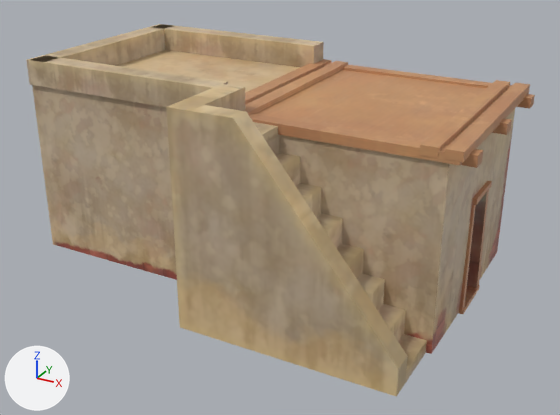
Before and after pictures for a commit that changed the FBX model Assets/Arts/Mathilde TEST/Test_Buildings/SM_house_2.fbx.
Rendered twice from a 50 mm camera at (3.11, -15.34, 7.6) aimed at (-3.65, -3.06, 1.45). Lighting does not change. The marker at lower left points along +X, +Y and +Z. Where no turn or scale is listed for an object, it has been applied to the vertices. Vertices at the same position are counted once.

Script lines for the objects in view, before the commit:
```python
me_mesh = bpy.data.meshes.new('Mesh')
me_mesh.from_pydata(...)  # 393 vertices, 247 faces; spans x -8.74..0.36, y -5.74..0.09, z -0.06..4.1
me_mesh.materials.append(mat_lambert32)  # picture img_lambert1_base_color_png
# before: 10 (-8.64, -4.32, 3.6), 52 (-8.64, -4.32, 0.0) at pixel (53, 244), 53 (-4.29, -4.32, 3.6), 54 (-4.29, -4.32, 0.0), 389 (-4.35, -4.35, 3.6)
# before: 390 (-4.35, -4.35, 0.0), 391 (0.0, -4.35, 3.6), 392 (0.0, -4.35, 0.0) at pixel (431, 353)
ob_kit1_window_wall18 = bpy.data.objects.new('kit1_window_wall18', me_mesh)
ob_kit1_window_wall18.location = (0.0, 0.0, 0.0)
```
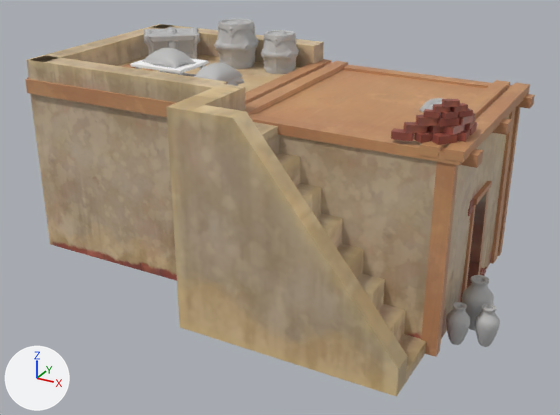
The newer file is also turned or shifted as a whole; pictures and numbers use the older file's frame.

Boxes [x1, y1, x2, y2] around the edits, measured in the pictures (560 x 415 px; the box of a moved part takes in the faces that stretch with it):
'polySurface1022', added (brown)
    after: [421, 162, 458, 357]
'polySurface1028', added (brown)
    after: [25, 78, 175, 117]
'SM_BigBarrel2', added
    after: [214, 18, 259, 69]
'SM_BigBarrel1', added
    after: [260, 30, 299, 74]
'SM_Chest1', added
    after: [144, 27, 200, 59]
'polySurface1023', added
    after: [462, 275, 494, 331]
'pCube1350', added (brown)
    after: [391, 115, 444, 143]
'polySurface1021', added (brown)
    after: [490, 108, 516, 264]
'polySurface1024', added
    after: [475, 304, 500, 347]
'polySurface1025', added
    after: [446, 302, 470, 345]
'pCube1349', added (brown)
    after: [432, 113, 477, 145]
'pCube1351', added (brown)
    after: [424, 99, 473, 119]
'SM_Bag_018', added
    after: [142, 48, 196, 69]
'polySurface1020', added (brown)
    after: [497, 107, 521, 256]
'SM_Bag_022', added
    after: [194, 63, 242, 81]
'group29_pCube1299', added
    after: [130, 58, 209, 77]
'pCube1352', added
    after: [438, 116, 460, 127]
'SM_Bag_017', added
    after: [419, 98, 443, 116]
'SM_Bag_021', added
    after: [226, 77, 244, 84]
part 1 of me_mesh, moved or reshaped
    before: [32, 85, 449, 354]
    after: [30, 94, 437, 339]

Patch to the scene script:
```diff
--- a/Assets/Arts/Mathilde TEST/Test_Buildings/SM_house_2.fbx.py
+++ b/Assets/Arts/Mathilde TEST/Test_Buildings/SM_house_2.fbx.py
@@ me_mesh @@
 # verts and faces of me_mesh; kept vertices keep their numbers, new ones are numbered from 393
-me_mesh.from_pydata(...)  # 393 vertices, 247 faces; spans x -8.74..0.36, y -5.74..0.09, z -0.06..4.1
+me_mesh.from_pydata(...)  # 394 vertices, 247 faces; spans x -8.74..0.36, y -5.74..0.09, z -0.06..4.1
+# me_mesh part 1
+delete_vertices([52, 53, 54])  # with the faces that use them
+delete_faces([(389, 390, 392, 391)])
+for new, old in zip([*range(393, 397)], [*range(389, 393)]): verts[new] = verts[old] + (-4.35, 0.0, 0.0)
+faces += [(389, 393, 394, 390), (391, 395, 396, 392)]
 me_mesh.materials.append(mat_lambert32)
@@ ob_sm_bigbarrel2 @@
+ob_sm_bigbarrel2 = bpy.data.objects.new('SM_BigBarrel2', me_mesh_028)  # 593 vertices, 511 faces; spans x -0.487..0.487, y -0.487..0.487, z 0.005..0.965; in mat_tartaros_save_map2_lambert13 (grey #bcbcbc)
+ob_sm_bigbarrel2.location = (-5.88, -0.96, 3.59)
@@ ob_sm_bag_017 @@
+ob_sm_bag_017 = bpy.data.objects.new('SM_Bag_017', me_mesh_030)  # 265 vertices, 240 faces; spans x -0.335..0.334, y -0.345..0.338, z -0.271..0.271; in mat_lambert55 (grey #bcbcbc)
+ob_sm_bag_017.location = (-0.5, -3.45, 3.87)
@@ ob_sm_bag_021 @@
+ob_sm_bag_021 = bpy.data.objects.new('SM_Bag_021', me_mesh_037)  # 232 vertices, 212 faces; spans x -0.316..0.347, y -0.492..0.472, z -0.219..0.154; in mat_lambert56 (grey #bcbcbc)
+ob_sm_bag_021.location = (-4.86, -3.31, 3.96)
@@ ob_polysurface1023 @@
+ob_polysurface1023 = bpy.data.objects.new('polySurface1023', me_mesh_012)  # 178 vertices, 192 faces; spans x -0.273..0.273, y -0.273..0.273, z 0.0..0.982; in mat_lambert39 (grey #bcbcbc)
+ob_polysurface1023.location = (0.41, -3.16, 0.0)
@@ ob_polysurface1020 @@
+ob_polysurface1020 = bpy.data.objects.new('polySurface1020', me_mesh_1)  # 8 vertices, 6 faces; spans x -0.15..0.15, y -0.1..0.1, z -1.43..2.21; in mat_lambert32 (picture img_lambert1_base_color_png)
+ob_polysurface1020.location = (-0.06, -0.04, 1.42)
@@ ob_pcube1349 @@
+ob_pcube1349 = bpy.data.objects.new('pCube1349', me_mesh_023)  # 48 vertices, 36 faces; spans x -0.238..0.238, y -0.507..0.507, z -0.19..0.19; in mat_lambert32 (picture img_lambert1_base_color_png)
+ob_pcube1349.location = (-0.1, -3.79, 3.89)
@@ ob_polysurface1025 @@
+ob_polysurface1025 = bpy.data.objects.new('polySurface1025', me_mesh_014)  # 178 vertices, 192 faces; spans x -0.205..0.205, y -0.205..0.205, z 0.0..0.736; in mat_lambert39 (grey #bcbcbc)
+ob_polysurface1025.location = (0.26, -3.79, 0.0)
@@ ob_sm_bag_018 @@
+ob_sm_bag_018 = bpy.data.objects.new('SM_Bag_018', me_mesh_034)  # 232 vertices, 212 faces; spans x -0.5..0.5, y -0.358..0.358, z -0.156..0.156; in mat_lambert56 (grey #bcbcbc)
+ob_sm_bag_018.location = (-5.89, -3.4, 4.27)
@@ ob_polysurface1021 @@
+ob_polysurface1021 = bpy.data.objects.new('polySurface1021', me_mesh_001)  # 8 vertices, 6 faces; spans x -0.1..0.1, y -0.16..0.19, z -1.43..2.21; in mat_lambert32 (picture img_lambert1_base_color_png)
+ob_polysurface1021.location = (-0.03, -0.39, 1.42)
@@ ob_polysurface1028 @@
+ob_polysurface1028 = bpy.data.objects.new('polySurface1028', me_mesh_005)  # 8 vertices, 6 faces; spans x -1.71..2.65, y -0.1..0.1, z -0.15..0.15; in mat_lambert32 (picture img_lambert1_base_color_png)
+ob_polysurface1028.location = (-6.98, -4.34, 3.58)
@@ ob_pcube1350 @@
+ob_pcube1350 = bpy.data.objects.new('pCube1350', me_mesh_024)  # 48 vertices, 36 faces; spans x -0.44..0.48, y -0.315..0.366, z -0.19..0.19; in mat_lambert32 (picture img_lambert1_base_color_png)
+ob_pcube1350.location = (-0.53, -4.07, 3.89)
@@ ob_pcube1352 @@
+ob_pcube1352 = bpy.data.objects.new('pCube1352', me_mesh_026)  # 8 vertices, 6 faces; spans x -0.23..0.122, y -0.149..0.17, z 0.0..0.122; in mat_lambert32 (picture img_lambert1_base_color_png)
+ob_pcube1352.location = (-0.12, -4.04, 3.95)
@@ ob_pcube1351 @@
+ob_pcube1351 = bpy.data.objects.new('pCube1351', me_mesh_025)  # 48 vertices, 36 faces; spans x -0.318..0.346, y -0.228..0.264, z -0.137..0.137; in mat_lambert32 (picture img_lambert1_base_color_png)
+ob_pcube1351.location = (-0.2, -4.01, 4.22)
@@ ob_polysurface1024 @@
+ob_polysurface1024 = bpy.data.objects.new('polySurface1024', me_mesh_014.copy())
+ob_polysurface1024.location = (0.71, -3.61, 0.0)
@@ ob_group29_pcube1299 @@
+ob_group29_pcube1299 = bpy.data.objects.new('group29_pCube1299', me_mesh_031)  # 72 vertices, 45 faces; spans x -0.586..0.586, y -0.462..0.462, z -0.337..0.337; in mat_bois (its picture is missing)
+ob_group29_pcube1299.location = (-5.89, -3.39, 3.82)
@@ ob_sm_bag_022 @@
+ob_sm_bag_022 = bpy.data.objects.new('SM_Bag_022', me_mesh_038)  # 232 vertices, 212 faces; spans x -0.333..0.325, y -0.469..0.463, z -0.177..0.155; in mat_lambert56 (grey #bcbcbc)
+ob_sm_bag_022.location = (-4.86, -3.31, 4.08)
@@ ob_sm_bigbarrel1 @@
+ob_sm_bigbarrel1 = bpy.data.objects.new('SM_BigBarrel1', me_mesh_027)  # 593 vertices, 511 faces; spans x -0.415..0.415, y -0.415..0.415, z 0.004..0.821; in mat_tartaros_save_map2_lambert13 (grey #bcbcbc)
+ob_sm_bigbarrel1.location = (-4.81, -0.96, 3.58)
@@ ob_polysurface1022 @@
+ob_polysurface1022 = bpy.data.objects.new('polySurface1022', me_mesh_1.copy())
+ob_polysurface1022.location = (-0.04, -4.29, 1.42)
@@ ob_sm_chest1 @@
+ob_sm_chest1 = bpy.data.objects.new('SM_Chest1', me_mesh_029)  # 332 vertices, 273 faces; spans x -0.698..0.698, y -0.658..0.658, z 0.067..0.759; in mat_lambert48 (grey #bcbcbc), mat_tartaros_save_map2_lambert15 (grey #bcbcbc)
+ob_sm_chest1.location = (-7.46, -1.17, 3.53)
```
